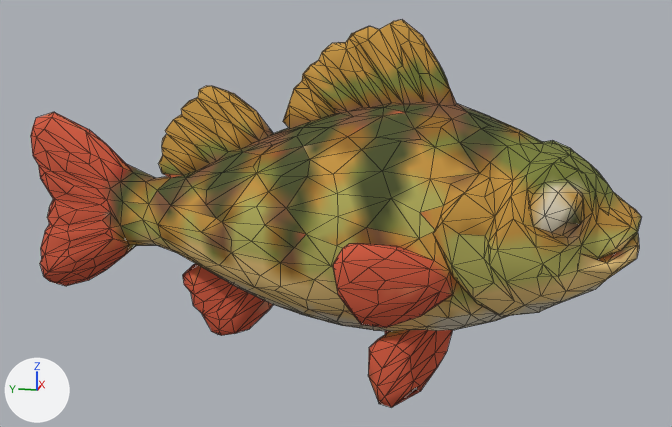
One commit to the glTF model public/models/fish-perch.glb: the scene before it, then after it.
Camera for both pictures: a camera (50 mm lens) standing at (-1.438, -0.314, 0.348) and looking at (0.002, -0.026, -0.012). The axes (+X, +Y, +Z) are drawn at lower left. The lights are the same throughout. The picture after the commit comes second. Mesh edges are drawn as thin lines. Where no turn or scale is listed for an object, it has been applied to the vertices. Vertices at exactly the same position are counted once.

Names of what the first picture shows: 'tripo_node_6a9908ce-269b-4c8a-8143-97162bd32d55'.
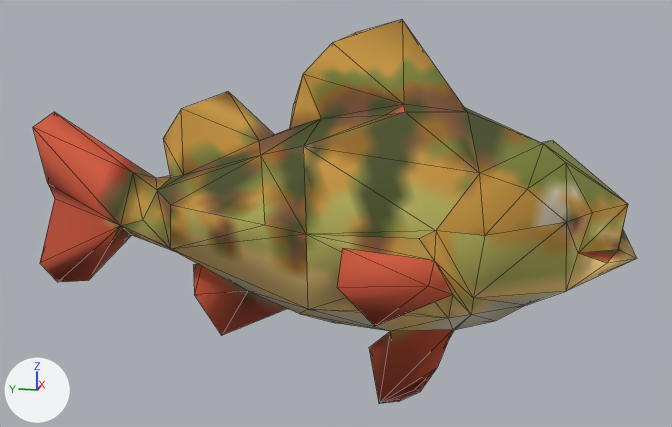
Where the newer file only moved an object's origin or applied its transform, the numbers keep the older frame.

Pixel boxes (x1, y1, x2, y2) of what changed, in the pictures (672 x 427 px):
'tripo_node_6a9908ce-269b-4c8a-8143-97162bd32d55', reshaped: before (31, 20, 641, 407); after (33, 20, 637, 403)
part 1 of me_tripo_mesh_6a9908ce_269b_4c8a_8143_97162bd32d55, deleted: before (31, 20, 641, 407)

Diff of the bpy script that builds the scene:
```diff
--- a/public/models/fish-perch.glb.py
+++ b/public/models/fish-perch.glb.py
@@ me_tripo_mesh_6a9908ce_269b_4c8a_8143_97162bd32d55 @@
 # used by ob_tripo_node_6a9908ce_269b_4c8a_8143_97162bd32d55; location = (0.0, 0.0, 0.0)
-me_tripo_mesh_6a9908ce_269b_4c8a_8143_97162bd32d55.from_pydata(...)  # 1164 vertices, 2328 faces; spans x -0.222..0.222, y -0.5..0.5, z -0.297..0.297
+me_tripo_mesh_6a9908ce_269b_4c8a_8143_97162bd32d55.from_pydata(...)  # 151 vertices, 299 faces; spans x -0.217..0.215, y -0.491..0.493, z -0.296..0.297
+# me_tripo_mesh_6a9908ce_269b_4c8a_8143_97162bd32d55 part 1: 1013 vertices removed from x -0.222..0.222, y -0.5..0.5, z -0.297..0.294
 me_tripo_mesh_6a9908ce_269b_4c8a_8143_97162bd32d55.materials.append(mat_tripo_material_6a9908ce_269b_4c8a_8143_97162bd32d55)
```
